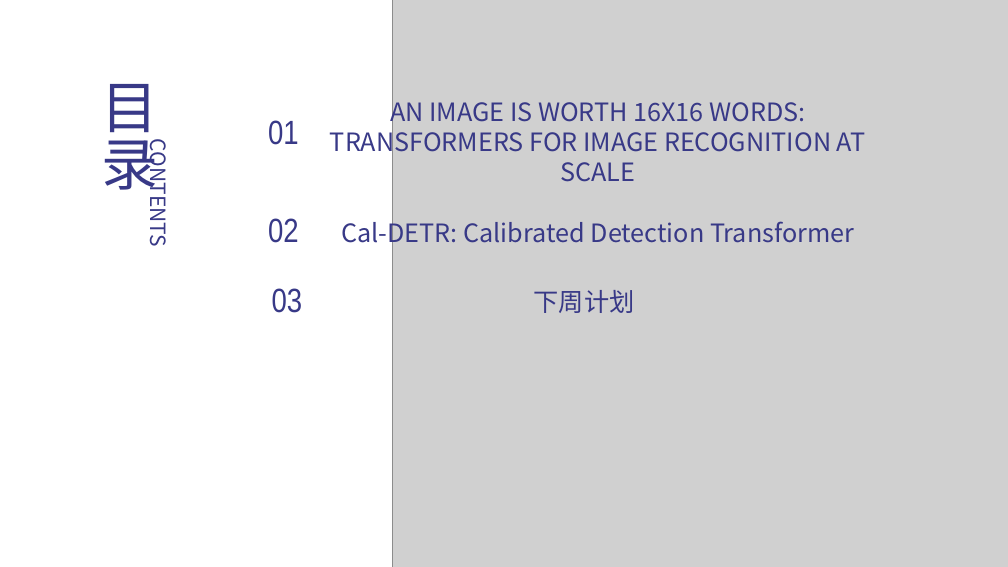
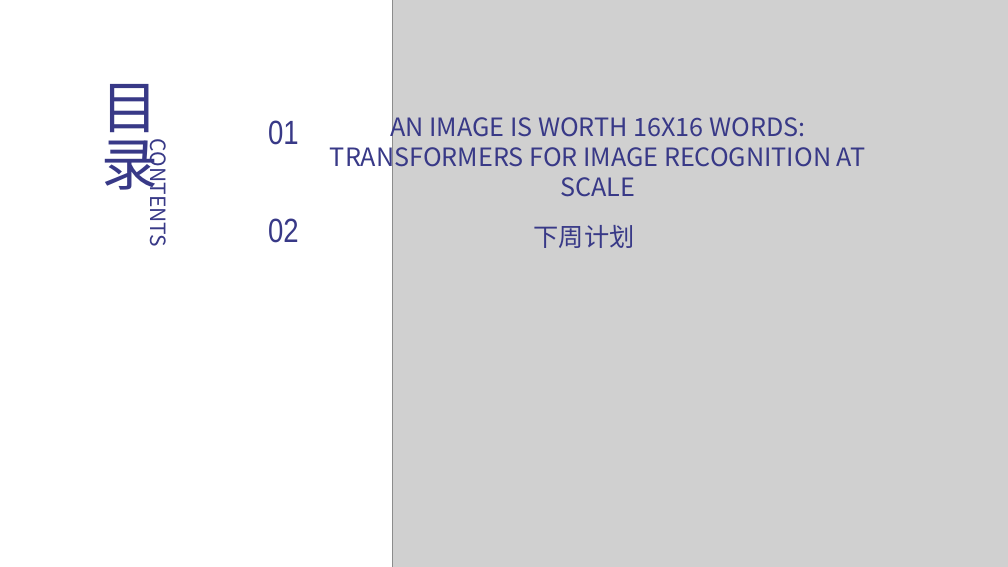
Before and after one commit to tj-messi/cv-computer-visual-tj, a slide deck: slide 2 of 0.组会记录/2024-10-9/report-2024-10-10.pptx. Drawn at 1008x567 pixels with LibreOffice and Linux fonts; fonts in the diff are those of the drawing; grey boxes stand for pictures. Boxes give left, top, right and bottom in pixels: in the first picture for what was removed or moved away, otherwise in the second. Text is boxed around its words. In the diff, an @@ line names an element or a change of style, - is before the commit and + after.

```diff
--- a/0.组会记录/2024-10-9/report-2024-10-10.pptx
+++ b/0.组会记录/2024-10-9/report-2024-10-10.pptx
@@ text "下周计划": place and size @@
-text "下周计划" at [534,290,635,313]
+text "下周计划" at [534,225,635,248]
@@ text at [341,216,854,249]: paragraph removed @@
-Cal-DETR: Calibrated Detection Transformer
@@ text removed at [272,288,303,313] @@
-03
```
Also in this commit, not shown: 4 other slides changed, 2 slides added, 2 slides removed.
